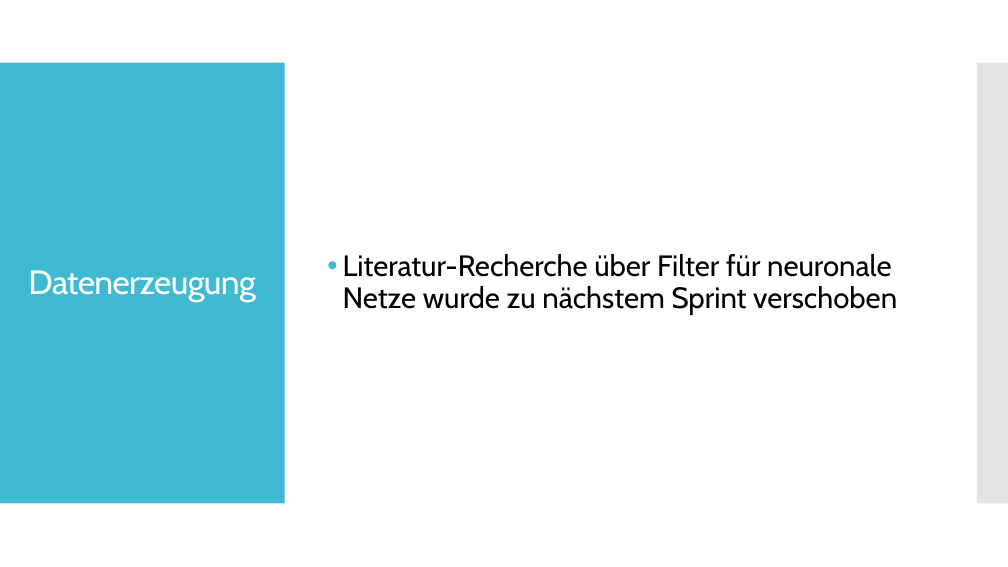
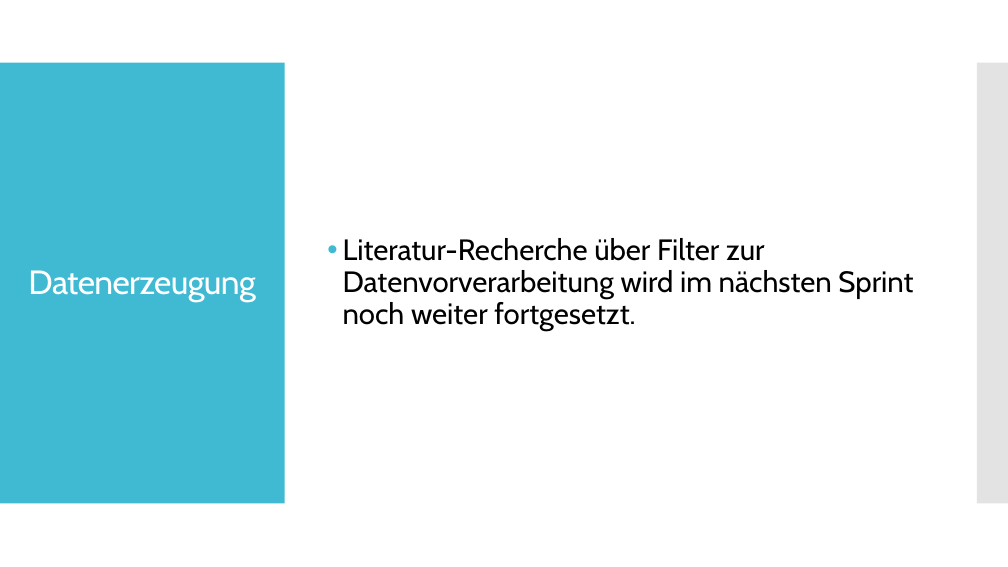
Before and after one commit to Datagroup-ModSim/ModSim17-data-generation-filters, a slide deck: slide 12 of presentations/Datenerzeugung und Datenanalyse_Sprint1_formatiert.pptx. Drawn at 1008x567 pixels with LibreOffice and Linux fonts; fonts in the diff are those of the drawing. Boxes give left, top, right and bottom in pixels: in the first picture for what was removed or moved away, otherwise in the second. Text is boxed around its words. In the diff, an @@ line names an element or a change of style, - is before the commit and + after.

```diff
--- a/presentations/Datenerzeugung und Datenanalyse_Sprint1_formatiert.pptx
+++ b/presentations/Datenerzeugung und Datenanalyse_Sprint1_formatiert.pptx
@@ text at (343,238,913,331): text changed @@
-• Literatur-Recherche über Filter für neuronale Netze wurde zu nächstem Sprint verschoben
+• Literatur-Recherche über Filter zur Datenvorverarbeitung wird im nächsten Sprint noch weiter fortgesetzt.
```
Also in this commit, not shown: 8 other slides changed, 1 slide removed.
